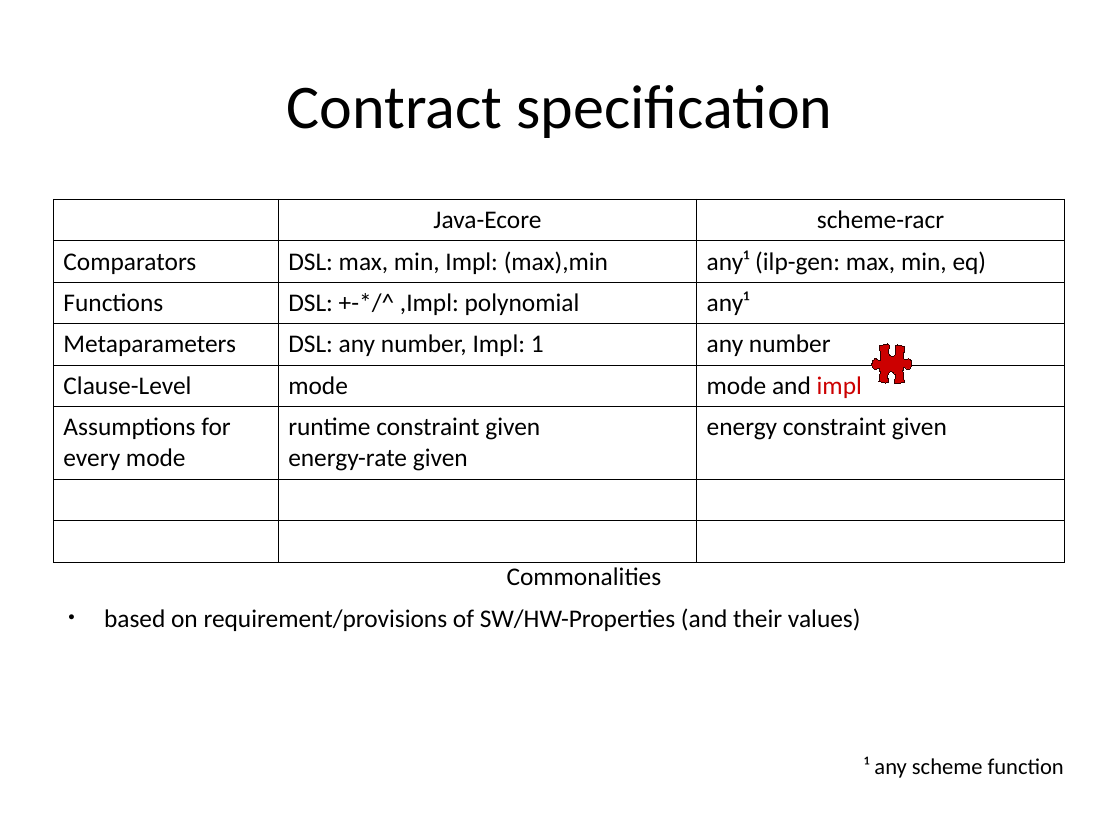
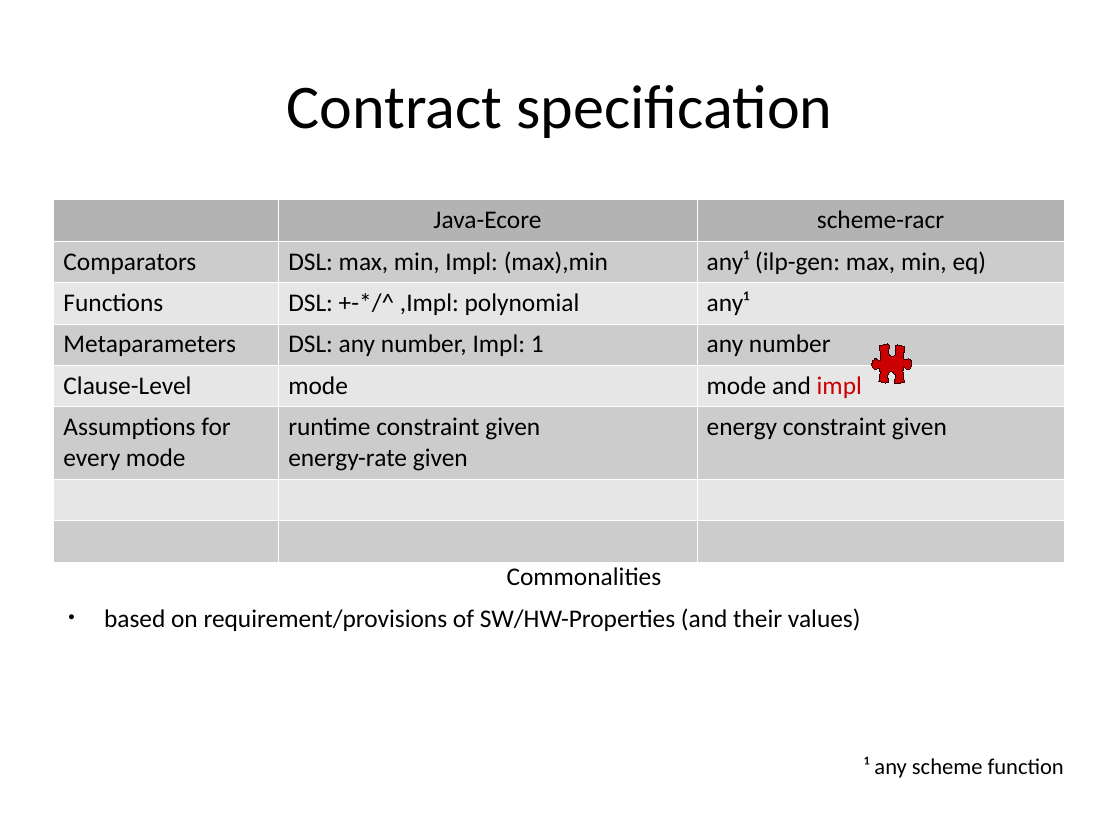
Before and after one commit to rene-schoene/racr-mquat, a slide deck: slide 42 of doc/the-model.odp. Drawn at 1120x840 pixels with LibreOffice and Linux fonts; fonts in the diff are those of the drawing. Boxes give left, top, right and bottom in pixels: in the first picture for what was removed or moved away, otherwise in the second. Text is boxed around its words. In the diff, an @@ line names an element or a change of style, - is before the commit and + after.

```diff
--- a/doc/the-model.odp
+++ b/doc/the-model.odp
@@ table at [54, 199, 1065, 522] @@
@@ fill none to #B3B3B3 in 2 cells @@
@@ fill none to #CCCCCC in 9 cells @@
@@ fill none to #E6E6E6 in 6 cells @@
@@ borders changed @@
```
Also in this commit, not shown: 1 slide added, 7 other files.
